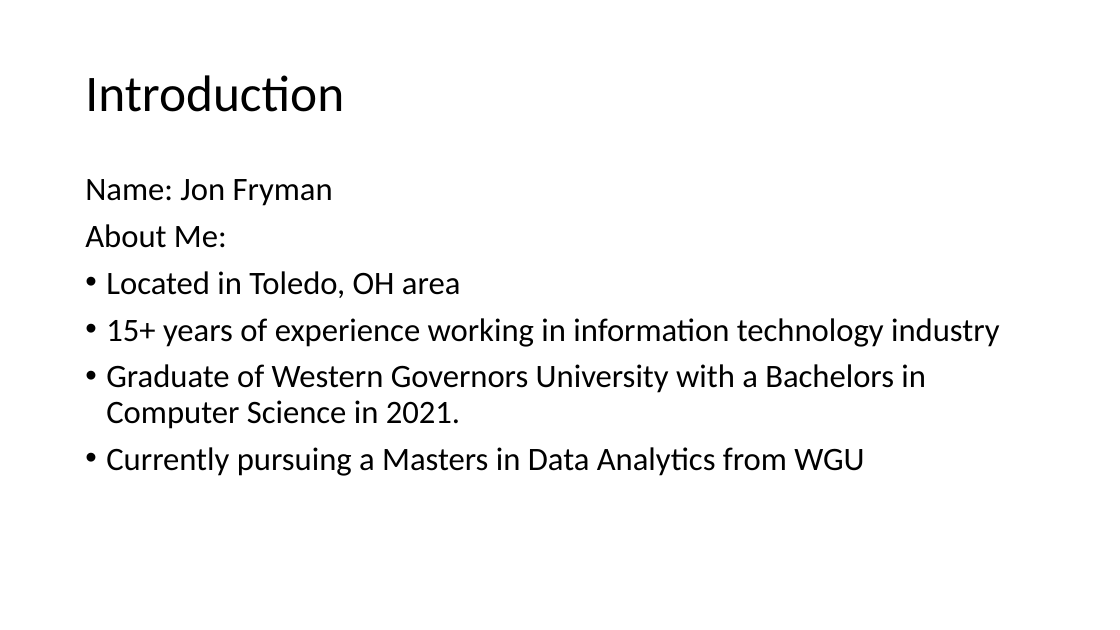
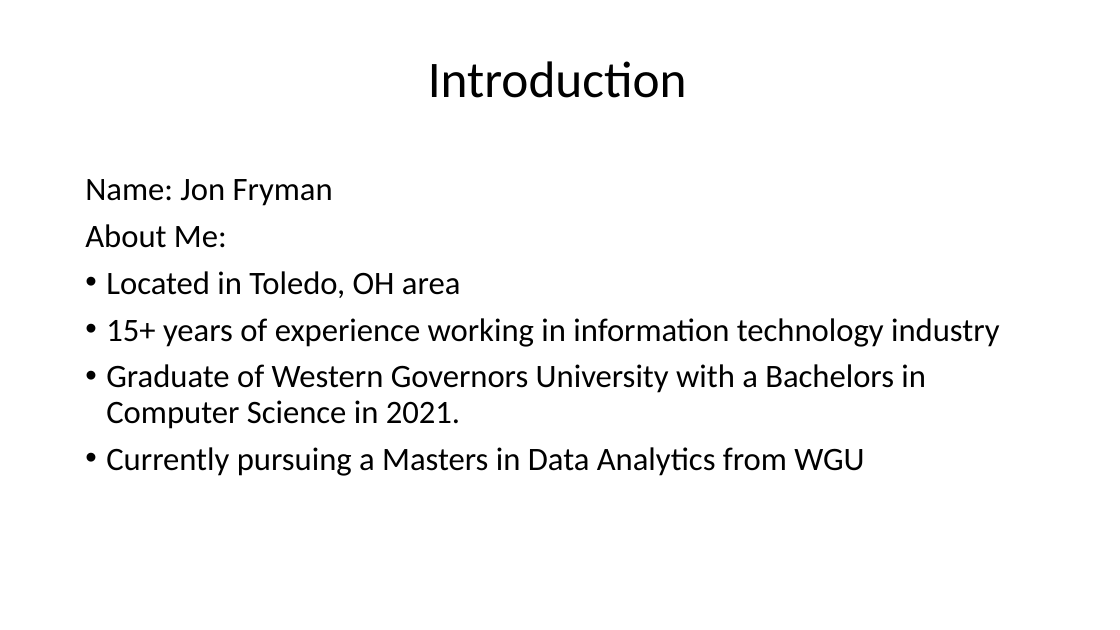
Before and after one commit to frymanation/D214-Capstone, a slide deck: slide 2 of Task 3/Jon Fryman - D214 - Task 3.pptx. Drawn at 1120x630 pixels with LibreOffice and Linux fonts; fonts in the diff are those of the drawing. Boxes give left, top, right and bottom in pixels: in the first picture for what was removed or moved away, otherwise in the second. Text is boxed around its words. In the diff, an @@ line names an element or a change of style, - is before the commit and + after.

```diff
--- a/Task 3/Jon Fryman - D214 - Task 3.pptx
+++ b/Task 3/Jon Fryman - D214 - Task 3.pptx
@@ title "Introduction": place and size @@
-title "Introduction" at (85, 75, 344, 112)
+title "Introduction" at (428, 61, 687, 98)
```
Also in this commit, not shown: 7 other slides changed, 1 slide added, 2 slides removed.
